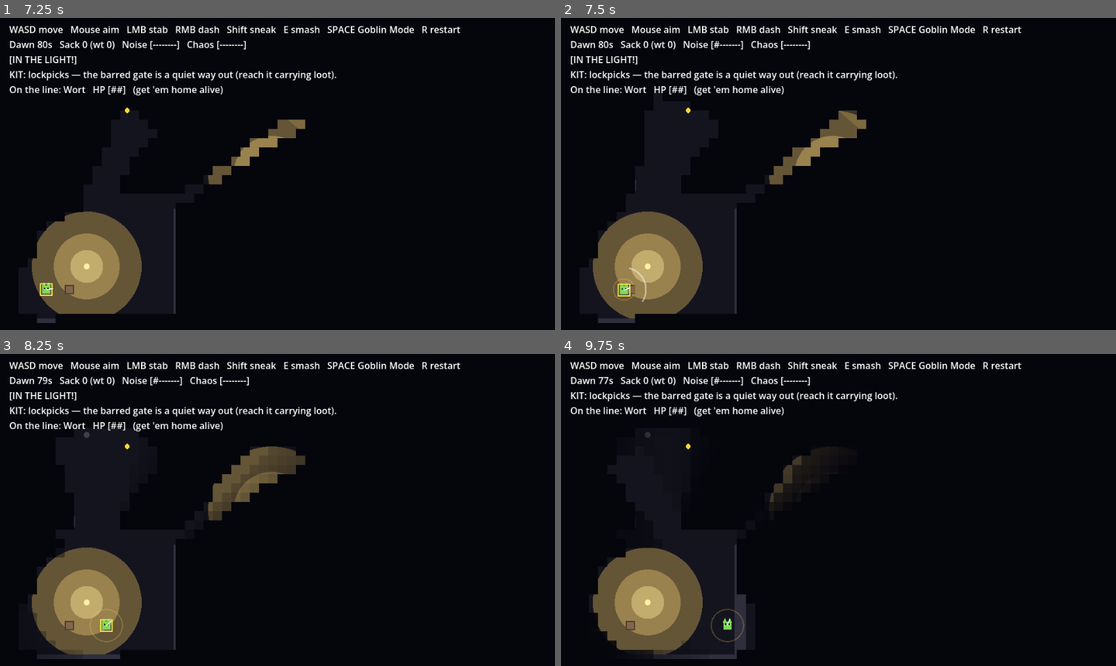
Above: before the commit, frames 1-4 (two rows, left to right).
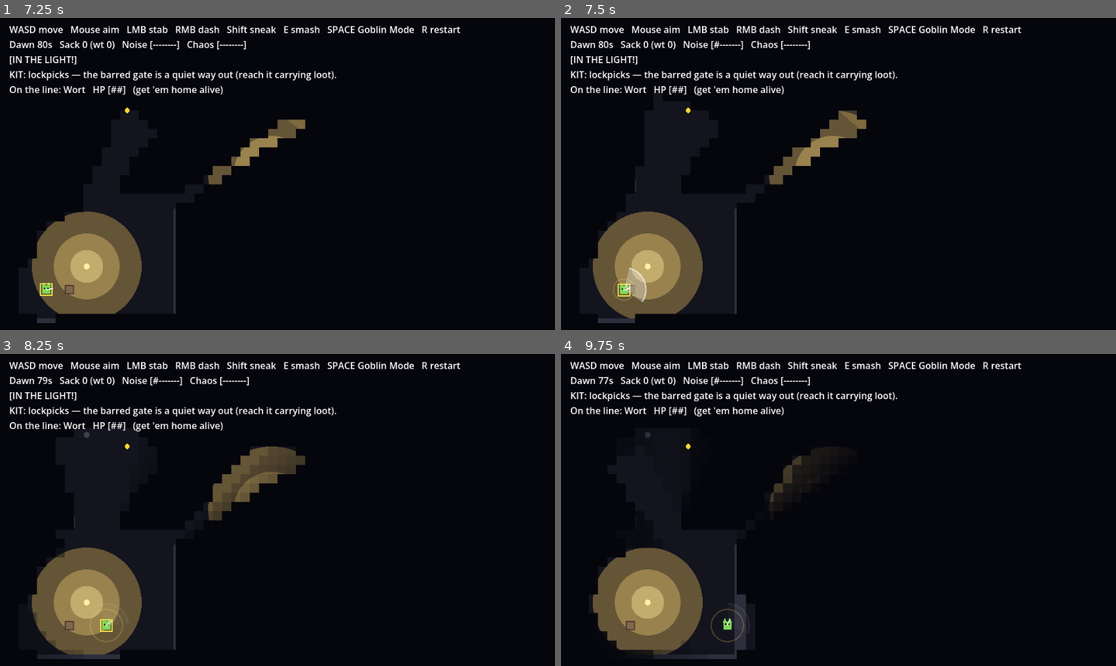
Above: after the commit, the same moments.

Repository: steverowley/goblin-mode
Game: Godot game, scene res://scenes/main.tscn
The game is run twice, just before and just after one commit, with the same random seed, the same clock (stepped at 60 frames per second) and the same inputs.
Inputs (mouse positions are in pixels of both pictures, inside the frame that each line leads up to):
- Up to frame 1 (7.25 s): click "Snik [H1 S4 B1]" at 0.5 s; click "Snik [H1 S4 B1] <- SENT" at 1.25 s; click "Grubba [H2 S1 B4]" at 2 s; click "Grubba [H2 S1 B4] <- SENT" at 2.75 s; click "Wort [H2 S2 B2]" at 3.5 s; click "Wort [H2 S2 B2] <- SENT" at 4.25 s; click "Breed a pup (4 food)" at 5 s; click "Lockpicks" at 5.75 s; click "Go raid >" at 6.5 s
- Up to frame 2 (7.5 s): tap Enter at 7.25 s; move the mouse to (960, 158) at 7.27 s; hold D from 7.28 s (still down); tap R at 7.35 s; click (960, 158) at 7.42 s
- Up to frame 3 (8.25 s): tap Space at 7.52 s; release D at 8 s; drag from (166, 525) to (249, 572) at 8.02 s
- Up to frame 4 (9.75 s): tap Space at 8.75 s; move the mouse to (894, 441) at 8.77 s; hold D 8.78-9.5 s; tap F at 8.85 s; drag from (810, 572) to (672, 463) at 9.52 s

Frame 1 is identical in both runs. In frame 2, 0.3% of the frame differs, in the area x 11-16%, y 79-91%; in frame 3, less than 0.1%; in frame 4, less than 0.1%.

Commit message:
fix(raid): make the swipe and guard tell read clearly
Playtest: the player's swipe was invisible (thin brief arc) and the guard's
wind-up read as an AOE blob around it.
- Swipe is now a BRIGHT FILLED slash wedge in front of the goblin (a touch
  longer at 0.18s) so it clearly reads as a sword arc.
- The guard's telegraph is now a red WEDGE swelling toward you (the incoming
  swing direction) instead of a full circle, so it reads as "dodge this swing"
  not "stand in an AOE".

Refs #11

Diff:
--- a/scripts/fun_probe.gd
+++ b/scripts/fun_probe.gd
@@ -25,7 +25,7 @@
 const MELEE_R := 38.0            # reach of a sword swipe (Bite 2.5)
 const STAB_CD := 0.3             # gap between swipes (quick — guard swings are uninterruptible, so no flinch-lock)
 const SWIPE_HALF := deg_to_rad(55.0)   # half-angle of the frontal swipe cone
-const SWIPE_TIME := 0.14         # how long the swipe arc is drawn
+const SWIPE_TIME := 0.18         # how long the swipe arc is drawn
 const PLAYER_START := Vector2(80, 470)
 const EXIT_POS := Vector2(80, 80)
 const EXIT_R := 34.0
@@ -754,11 +754,16 @@
 			probe._draw_overlay(self)
 
 func _draw_overlay(cv: CanvasItem) -> void:
-	# Sword swipe arc (Bite 2.5) — a quick slash drawn in front of the goblin.
+	# Sword swipe (Bite 2.5) — a bright filled slash arc in front of the goblin.
 	if _swipe_t > 0.0 and _player != null:
 		var sa := _swipe_dir.angle()
 		var salpha := clampf(_swipe_t / SWIPE_TIME, 0.0, 1.0)
-		cv.draw_arc(_player.global_position, MELEE_R, sa - SWIPE_HALF, sa + SWIPE_HALF, 18, Color(1, 1, 1, 0.85 * salpha), 3.0)
+		var pts := PackedVector2Array([_player.global_position])
+		for i in range(13):
+			var ang := sa - SWIPE_HALF + (2.0 * SWIPE_HALF) * (float(i) / 12.0)
+			pts.append(_player.global_position + Vector2(cos(ang), sin(ang)) * MELEE_R)
+		cv.draw_colored_polygon(pts, Color(0.95, 0.97, 1.0, 0.45 * salpha))
+		cv.draw_arc(_player.global_position, MELEE_R, sa - SWIPE_HALF, sa + SWIPE_HALF, 20, Color(1, 1, 1, 0.95 * salpha), 2.5)
 	# Stink cloud (issue #8) — a green pall, kept bright above the fog, that lures guards in.
 	if _stink_t > 0.0:
 		var sa: float = clampf(_stink_t / STINK_TIME, 0.0, 1.0)
--- a/scripts/guard.gd
+++ b/scripts/guard.gd
@@ -362,12 +362,19 @@
 			cone_col = Color(1, 0.55, 0.1, 0.13)
 		draw_colored_polygon(_cone_pts, cone_col)
 
-	# Telegraphed strike wind-up — a red tell the player reads to dodge.
+	# Telegraphed strike wind-up — a red wedge swelling TOWARD you (the incoming
+	# swing). Dodge out of it before it lands.
 	if winding and _player != null:
 		var tp := 1.0 - clampf(_windup_t / WINDUP_TIME, 0.0, 1.0)   # 0..1 as the swing charges
-		var dirp := (_player.global_position - global_position).normalized()
-		draw_circle(Vector2.ZERO, 22.0 + 8.0 * tp, Color(1.0, 0.2, 0.1, 0.22))
-		draw_line(Vector2.ZERO, dirp * (STRIKE_R * tp), Color(1.0, 0.35, 0.1, 0.85), 3.0)
+		var ga := (_player.global_position - global_position).angle()
+		var half := deg_to_rad(42.0)
+		var reach := (STRIKE_R + 6.0) * tp
+		var wpts := PackedVector2Array([Vector2.ZERO])
+		for i in range(11):
+			var ang := ga - half + (2.0 * half) * (float(i) / 10.0)
+			wpts.append(Vector2(cos(ang), sin(ang)) * reach)
+		draw_colored_polygon(wpts, Color(1.0, 0.2, 0.1, 0.15 + 0.25 * tp))
+		draw_arc(Vector2.ZERO, reach, ga - half, ga + half, 14, Color(1.0, 0.35, 0.1, 0.9), 2.5)
 	# Big tall-folk body (deliberately larger than the goblin).
 	var bcol: Color = body_color.lerp(Color(1.0, 0.25, 0.1), 0.5) if winding else body_color
 	draw_rect(Rect2(-16, -16, 32, 32), bcol)
